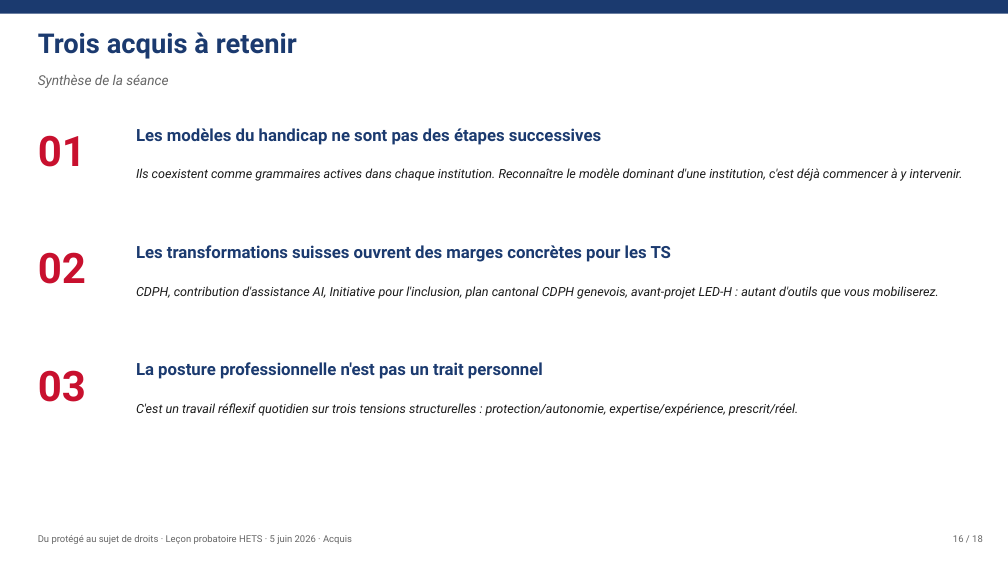
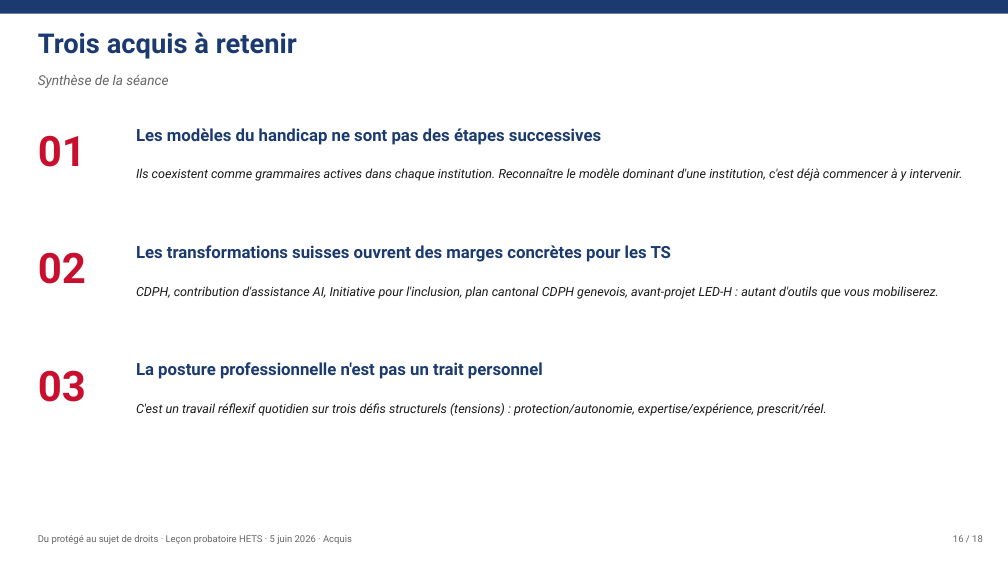
Before and after one commit to pierrebrasseur/cours-handicap-ts, a slide deck: slide 16 of pdfs/Brasseur_lecon_5juin.pptx. Drawn at 1008x567 pixels with LibreOffice and Linux fonts; fonts in the diff are those of the drawing. Boxes give left, top, right and bottom in pixels: in the first picture for what was removed or moved away, otherwise in the second. Text is boxed around its words. In the diff, an @@ line names an element or a change of style, - is before the commit and + after.

```diff
--- a/pdfs/Brasseur_lecon_5juin.pptx
+++ b/pdfs/Brasseur_lecon_5juin.pptx
@@ text at (136,403,826,416): text changed @@
-C'est un travail réflexif quotidien sur trois tensions structurelles : protection/autonomie, expertise/expérience, prescrit/réel.
+C'est un travail réflexif quotidien sur trois défis structurels (tensions) : protection/autonomie, expertise/expérience, prescrit/réel.
```
Also in this commit, not shown: 6 other slides changed, 3 other files.
